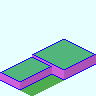
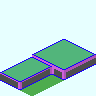
Revision of a layered w=96, h=96 image; what changed, layer by layer:
painted on "Subway_Station_Gateway_Hs.png" over bbox(0, 58, 96, 88)
